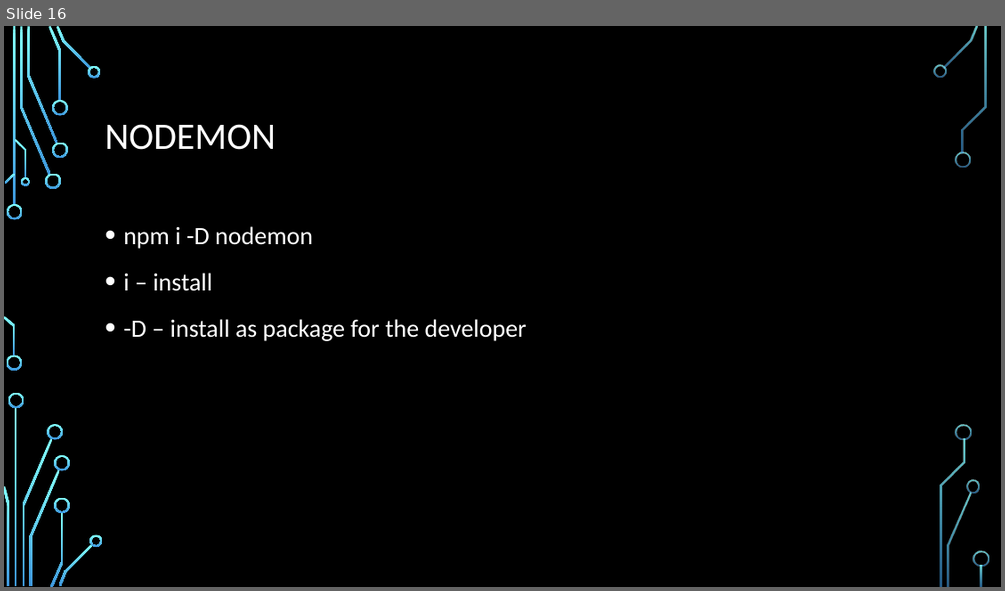
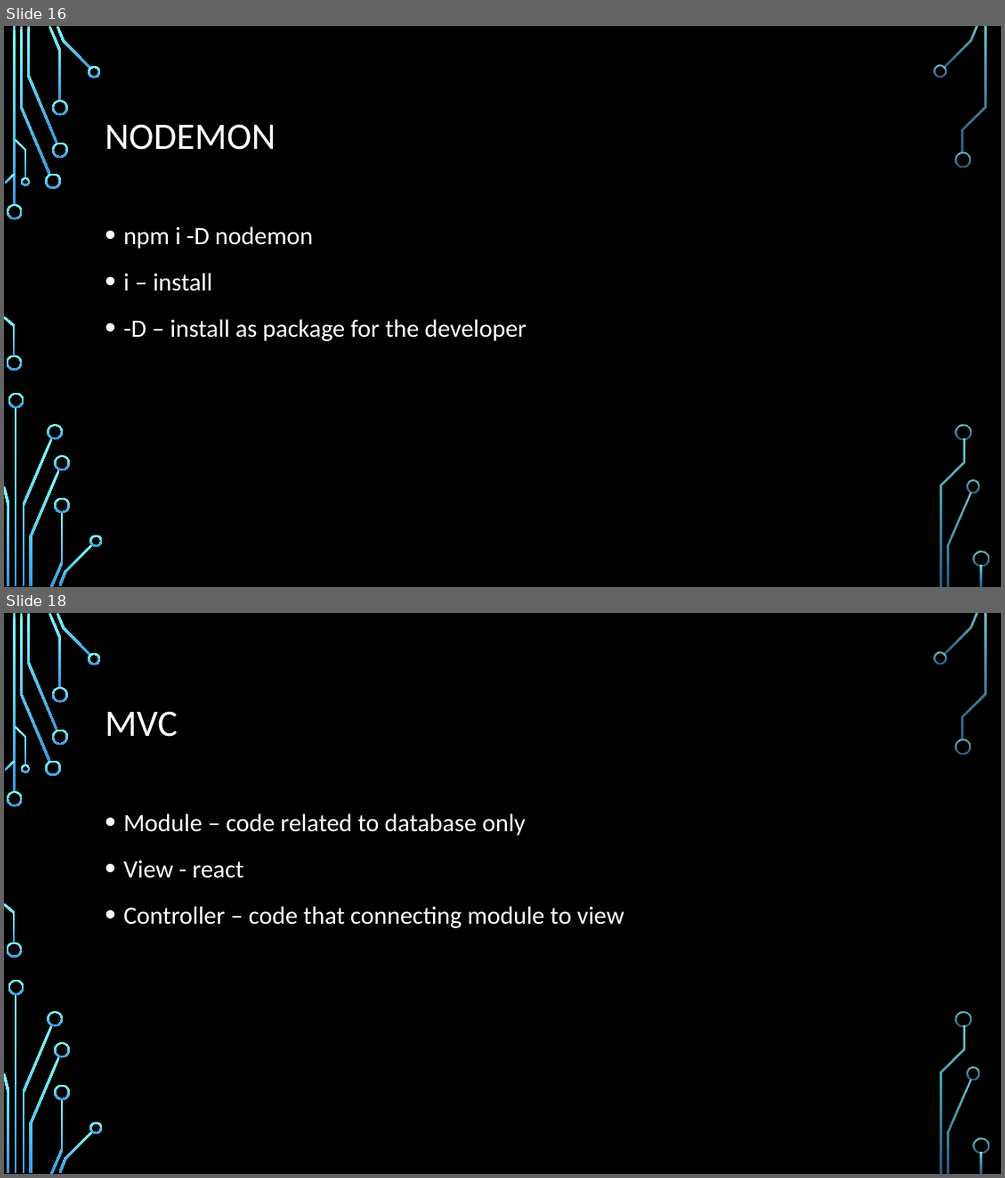
Before and after one commit to Rlss91/hu_morning_nodejs_W011121MR, a slide deck: docs/node js.pptx. Shown one above the other, each under a label of ours: slide 16 before the commit, slides 16 and 18 after it; the slides between them are not shown. The pictures are 1005x591 and 1005x1178 pixels, drawn with LibreOffice and Linux fonts; fonts in the diff are those of the drawing; background and template pictures are left out. Boxes give left, top, right and bottom in pixels: in the first picture for what was removed or moved away, otherwise in the second. Text is boxed around its words. In the diff, an @@ line names an element or a change of style, - is before the commit and + after.

```diff
--- a/docs/node js.pptx
+++ b/docs/node js.pptx
@@ slide 18 added at <box>4,613,1001,1174</box>, background picture (left out); not listed: 36 template elements that a slide beside it also shows @@
@@ title added at <box>105,711,178,737</box>, 36 pt, text #FFFFFF @@
+MVC
@@ text added at <box>123,813,624,928</box>, 24 pt, text #FFFFFF @@
+• Module – code related to database only
+• View - react
+• Controller – code that connecting module to view
```
Also in this commit, not shown: 2 other slides added, 3 other files.
